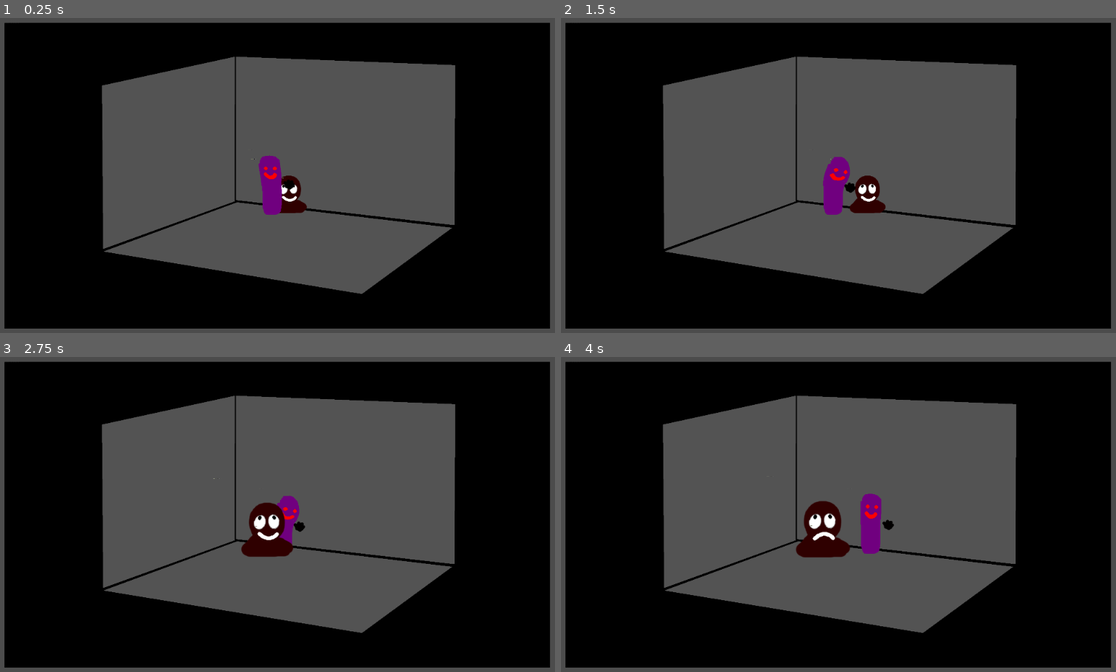
Above: before the commit, frames 1-4 (two rows, left to right).
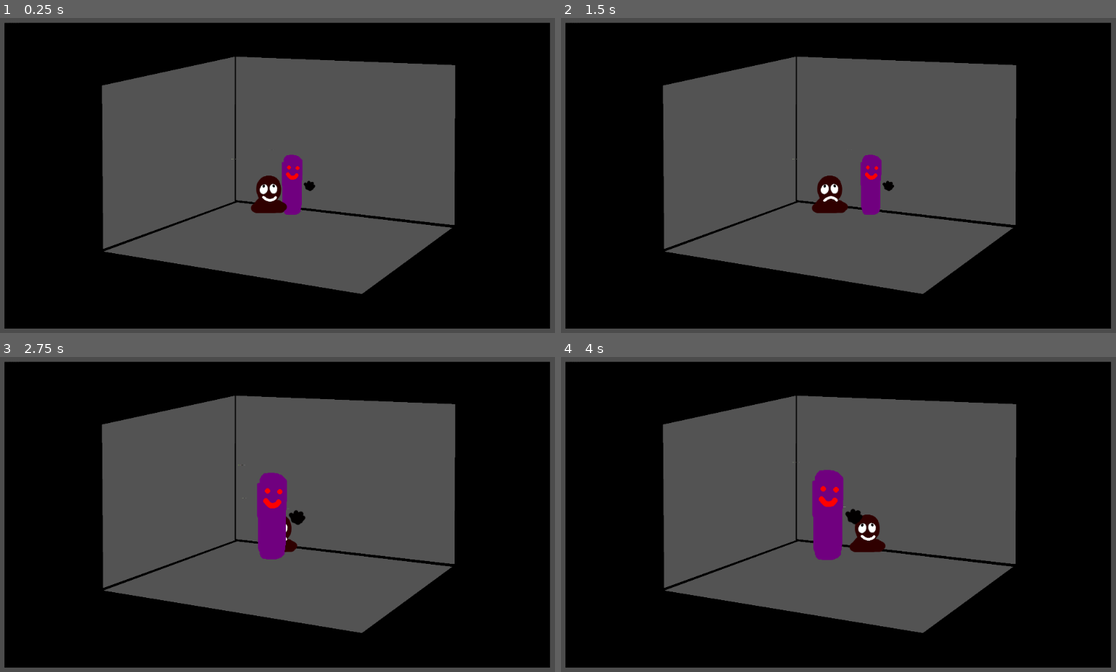
Above: after the commit, the same moments.

Repository: Schonn/GodotSpriteBarcodes
Game: Godot game, scene res://SpriteProcessing/BarcodeSpriteLoader.tscn
Same seed, same stepped clock (60 frames per second), same inputs: the game is played once before the commit and once after it.
Inputs:
- Up to frame 1 (0.25 s): no input
- Up to frame 2 (1.5 s): no input
- Up to frame 3 (2.75 s): no input
- Up to frame 4 (4 s): no input

The runs differ from the first frame. In frame 1, 1.5% of the frame differs, in the area x 41-57%, y 43-63%; in frame 2, 1.7%; in frame 3, 1.9%; in frame 4, 2.8%, in the area x 42-61%, y 35-65%.

Commit message:
Preserve animation sequences on sprite changes

Diff:
--- a/SpriteProcessing/BarcodeSpriteLoader.gd
+++ b/SpriteProcessing/BarcodeSpriteLoader.gd
@@ -36,7 +36,7 @@
 	return(movingObject.get("position").distance_to(Vector2(targetOffset[0],targetOffset[1])) > 0.2)
 
 #load choose type and variant for a new image or image change
-func chooseTypeAndVariant(loadMethodSwitch,acceptableTypes,acceptableVariants,elementOverride,typeOverride):
+func chooseTypeAndVariant(loadMethodSwitch,acceptableTypes,acceptableVariants,elementOverride,typeOverride,variantFilterDictionary):
 	var loadDirectory = "Images/Objects"
 	if(loadMethodSwitch == LOBACKGROUND):
 		loadDirectory = "Images/Backgrounds"
@@ -55,12 +55,31 @@
 			chosenType = acceptableTypes[randi() % acceptableTypes.size()]
 	#print("chosen type is " + str(chosenType))
 	if(str(chosenType) in allTypesList):
+		#get all available variants
 		var variantImageList = getDirectoryContentsList(loadDirectory + "/" + chosenElement  + "/" + str(chosenType),false)
 		#print(variantImageList)
-		var chosenVariant = str(variantImageList[randi() % variantImageList.size()])
-		if(len(acceptableVariants) > 0):
-			chosenVariant = str(acceptableVariants[randi() % acceptableVariants.size()]) + ".png"
-		#fall back to image list if choice from acceptable variants isn't working
+		var chosenVariant = null
+		#try to get filtered list of acceptable variants from any previous load of this image
+		#this is stored and retrieved from 'root parent' using rootImage and variantChoiceFilterLists dictionary
+		var filteredAcceptableVariants = []
+		if(variantFilterDictionary != null):
+			if((str(chosenElement) + str(chosenType)) in variantFilterDictionary):
+				#get the filter list of variants from the root image dictionary for the chosen combination of element and type
+				var variantFilterList = variantFilterDictionary[(str(chosenElement) + str(chosenType))]
+				if(len(variantFilterList) > 0 and len(acceptableVariants) > 0):
+					for variantNumber in variantFilterList:
+						#if the variant for the image animation sequence would fit on the parent, add it to the filtered list
+						if(variantNumber in acceptableVariants):
+							filteredAcceptableVariants.append(variantNumber)
+		#if no filter could be made from matching parent acceptable variants with animation sequence acceptable variants
+		#then only use the parent acceptable variants and forget the animation sequence
+		if(len(filteredAcceptableVariants) == 0):
+			filteredAcceptableVariants = acceptableVariants
+		#try to pick a variant from the final list
+		if(len(filteredAcceptableVariants) > 0):
+			chosenVariant = str(filteredAcceptableVariants[randi() % filteredAcceptableVariants.size()]) + ".png"
+		#if the variant has gone through all filters but is for an image that does not exist,
+		#then fall back to picking a random variation from the type
 		if(((chosenVariant in variantImageList) == false) and (len(variantImageList) > 0)):
 			chosenVariant = str(variantImageList[randi() % variantImageList.size()])
 		#print("chosen variant is " + str(chosenVariant))
@@ -72,7 +91,7 @@
 
 func updateContextImageData(imageInstance,loadDirectory,chosenElement,chosenType,chosenVariant,parentLocation,parentScale,parentLayerOffset,loadMethodSwitch):
 	imageInstance.updateImage(loadDirectory + "/" + chosenElement + "/" + str(chosenType) + "/" + chosenVariant)
-	imageInstance.name = chosenElement + "_" + str(chosenType) + "_" + chosenVariant.replace(".png","")
+	imageInstance.name = chosenElement + "_" + str(chosenType) + "_" + chosenVariant.replace(".png","") + "_" + str(randi() % 100)
 	imageInstance.offset = Vector2(-imageInstance.originPoint[0],-imageInstance.originPoint[1])
 	imageInstance.set("position",Vector2(parentLocation[0],parentLocation[1]))
 	imageInstance.set("scale",Vector2(parentScale[0],parentScale[1]))
@@ -80,21 +99,26 @@
 	imageInstance.imageLoadMethod = loadMethodSwitch
 	imageInstance.imageLoadElement = chosenElement
 	imageInstance.imageLoadType = chosenType
+	#send the list of images that this image could switch to for animation sequences to the 'root' object, either self or a parent
+	imageInstance.rootImage.variantChoiceFilterLists[str(chosenElement) + str(chosenType)] = imageInstance.acceptableImageVariants
 	return imageInstance
 
 #function for creating a new image attached to a parent image
-func createNewImageInParent(loadMethodSwitch,parentObject,parentLocation,parentScale,parentLayerOffset,acceptableTypes,acceptableVariants,elementOverride):
-	var directoryElementTypeVariant = chooseTypeAndVariant(loadMethodSwitch,acceptableTypes,acceptableVariants,elementOverride,null)
+func createNewImageInParent(loadMethodSwitch,parentObject,parentLocation,parentScale,parentLayerOffset,acceptableTypes,acceptableVariants,elementOverride,imageIsRoot):
+	var directoryElementTypeVariant = chooseTypeAndVariant(loadMethodSwitch,acceptableTypes,acceptableVariants,elementOverride,null,null)
 	if(directoryElementTypeVariant != null):
 		var imageInstance = load("SpriteProcessing/ContextImage.tscn").instance()
 		parentObject.add_child(imageInstance)
 		updateContextImageData(imageInstance,directoryElementTypeVariant[0],directoryElementTypeVariant[1],directoryElementTypeVariant[2],directoryElementTypeVariant[3],parentLocation,parentScale,parentLayerOffset,loadMethodSwitch)
+		#if not meant to be the root image, then get the real root image from the parent
+		if(imageIsRoot == false):
+			imageInstance.rootImage = parentObject.rootImage
 		#print(imageInstance.name)
 		return imageInstance
 
 #function for updating an existing image
 func updateElementImage(updateTarget):
-	var directoryElementTypeVariant = chooseTypeAndVariant(updateTarget.imageLoadMethod,[],updateTarget.acceptableImageVariants,updateTarget.imageLoadElement,updateTarget.imageLoadType)
+	var directoryElementTypeVariant = chooseTypeAndVariant(updateTarget.imageLoadMethod,[],updateTarget.acceptableImageVariants,updateTarget.imageLoadElement,updateTarget.imageLoadType,updateTarget.rootImage.variantChoiceFilterLists)
 	if(directoryElementTypeVariant != null):
 		updateContextImageData(updateTarget,directoryElementTypeVariant[0],directoryElementTypeVariant[1],directoryElementTypeVariant[2],directoryElementTypeVariant[3],updateTarget.get("position"),updateTarget.get("scale"),updateTarget.z_index,updateTarget.imageLoadMethod)
 
@@ -111,22 +135,22 @@
 	randomize()
 	randomNumberGenerate = RandomNumberGenerator.new()
 	randomNumberGenerate.randomize()
-	createNewImageInParent(LOBACKGROUND,self.get_node("Objects"),[0,0],[1,1],0,[0],[0],null)
+	createNewImageInParent(LOBACKGROUND,self.get_node("Objects"),[0,0],[1,1],0,[0],[0],null,true)
 	iterationObjectNode = self.get_node("Objects")
 
 #load objects into attachments, following attach type rules
-func loadObjectsToAttachments(attachPoint,parentObject,elementOverride):
+func loadObjectsToAttachments(attachPoint,parentObject,elementOverride,imagesAreOwnRoots):
 	if(attachPoint.attachedObject == null):
 		if(attachPoint.attachTypeEnum == 0):
-			attachPoint.attachedObject = createNewImageInParent(LOOBJECT,parentObject,attachPoint.attachPosition,attachPoint.attachScale,attachPoint.attachLayer,attachPoint.acceptedCategories,attachPoint.acceptedVariants,elementOverride)
+			attachPoint.attachedObject = createNewImageInParent(LOOBJECT,parentObject,attachPoint.attachPosition,attachPoint.attachScale,attachPoint.attachLayer,attachPoint.acceptedCategories,attachPoint.acceptedVariants,elementOverride,imagesAreOwnRoots)
 		if(attachPoint.attachTypeEnum == 1 and attachPoint.createdObject == false):
-			attachPoint.attachedObject = createNewImageInParent(LOOBJECT,parentObject,attachPoint.attachPosition,attachPoint.attachScale,attachPoint.attachLayer,attachPoint.acceptedCategories,attachPoint.acceptedVariants,elementOverride)
+			attachPoint.attachedObject = createNewImageInParent(LOOBJECT,parentObject,attachPoint.attachPosition,attachPoint.attachScale,attachPoint.attachLayer,attachPoint.acceptedCategories,attachPoint.acceptedVariants,elementOverride,imagesAreOwnRoots)
 
 #recursively load objects into attachments where applicable
 func recursiveObjectLoad(targetObject):
 	if(targetObject.attachmentPoints.size() > 0):
 		for attachPoint in targetObject.attachmentPoints:
-			loadObjectsToAttachments(attachPoint,targetObject,targetObject.imageLoadElement)
+			loadObjectsToAttachments(attachPoint,targetObject,targetObject.imageLoadElement,false)
 	if(targetObject.get_child_count() > 0):
 		for childObject in targetObject.get_children():
 			if(childObject.attachmentPoints.size() > 0):
@@ -158,9 +182,9 @@
 	if(iterationObjectNode.get_child_count() > 0):
 		var backgroundObject = iterationObjectNode.get_child(layerOneIteration)
 		if(backgroundObject.attachmentPoints.size() > 0):
-			#load elements in to background
+			#load elements in to background, each image will be its own root image
 			for attachPoint in backgroundObject.attachmentPoints:
-				loadObjectsToAttachments(attachPoint,backgroundObject,null)
+				loadObjectsToAttachments(attachPoint,backgroundObject,null,true)
 		#if elements have been loaded in to background, process loaded elements
 		if(backgroundObject.get_child_count() > 0):
 			var layerTwoObject = backgroundObject.get_child(layerTwoIteration)
--- a/SpriteProcessing/ContextImage.gd
+++ b/SpriteProcessing/ContextImage.gd
@@ -1,6 +1,6 @@
 extends Sprite
 
-#what image variants this image can be switched to
+#what image variants this image can be switched to, for animation sequences
 var acceptableImageVariants = []
 #array of ImageAttachPoints to be read from pixel data for each new image
 var attachmentPoints = []
@@ -21,6 +21,11 @@
 var unparentResponseType = 0
 #the object that this object was previously parented to if reparented
 var previousParent = null
+#the contextimage that represents the root for this contextimage, if self then this is the root contextimage
+var rootImage = null
+#if rootImage is self, this dictionary will store the ideal image variant lists for an image sequence change for a particular type
+#using string keys made from concatenated element and type
+var variantChoiceFilterLists = {}
 
 #function to handle being unparented
 func unparentResponse():
@@ -29,13 +34,15 @@
 	if(unparentResponseType == 0 or get_parent().imageLoadMethod == 0):
 		self.queue_free()
 	else:
+		#remove self from parent and reparent to parent or grandparent, make sure to copy root image as well.
+		get_parent().remove_child(self)
 		if(previousParent == null):
 			var grandParent = get_parent().get_parent()
-			get_parent().remove_child(self)
 			grandParent.add_child(self)
+			self.rootImage = grandParent.rootImage
 		else:
-			get_parent().remove_child(self)
 			previousParent.add_child(self)
+			self.rootImage = previousParent.rootImage
 
 #pixel processing mode enumerators
 enum {PPNONE,PPATTACHPOINT,PPORIGINPOINT,PPACCEPTVARIANTS}
@@ -61,6 +68,9 @@
 			destinationArray.append(arrayItem)
 
 func updateImage(newImage):
+	#default root image to self if not already parented with a root image
+	if(self.rootImage == null):
+		self.rootImage = self
 	#clear children
 	for markedChild in self.get_children():
 		markedChild.unparentResponse()
